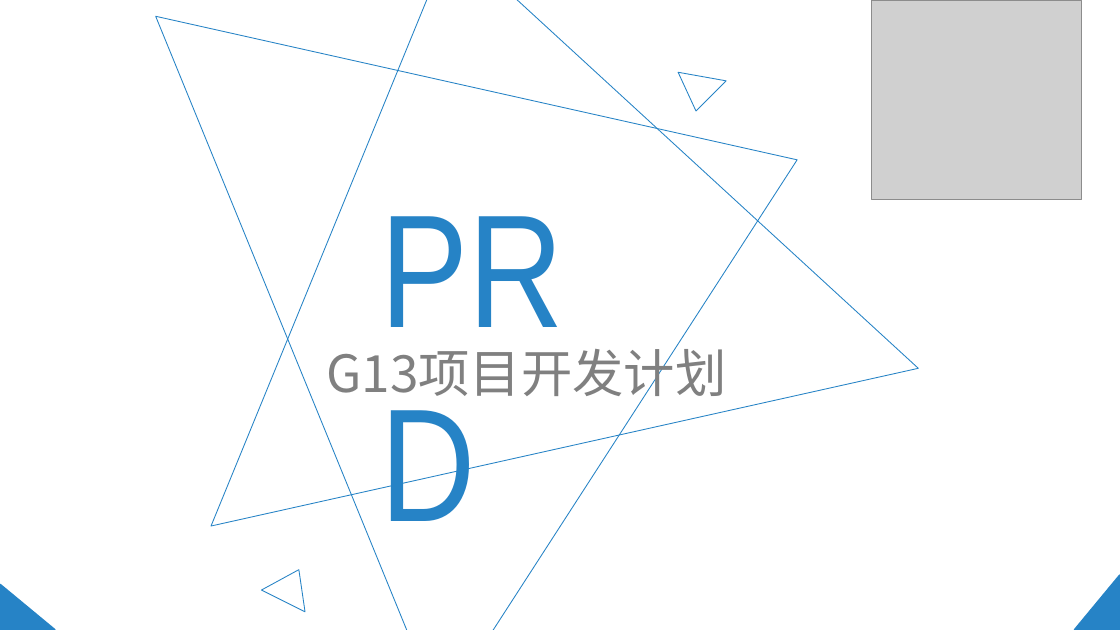
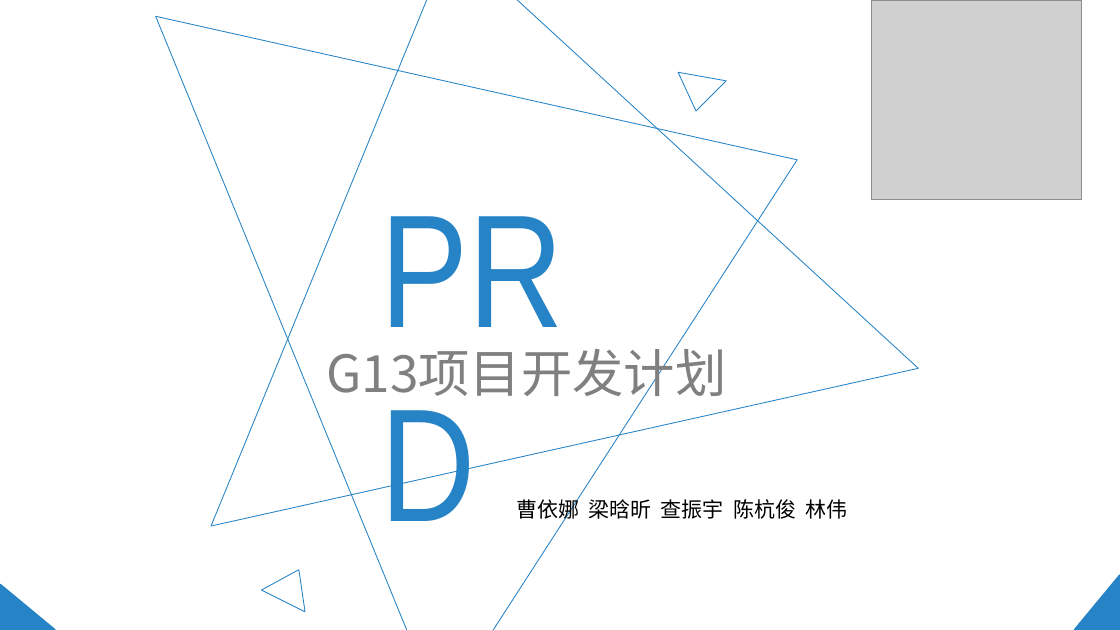
Before and after one commit to LEMONccccc/PRD-G13-Project, a slide deck: slide 1 of PRD2017-G13-项目开发计划.pptx. Drawn at 1120x630 pixels with LibreOffice and Linux fonts; fonts in the diff are those of the drawing; grey boxes stand for pictures. Boxes give left, top, right and bottom in pixels: in the first picture for what was removed or moved away, otherwise in the second. Text is boxed around its words. In the diff, an @@ line names an element or a change of style, - is before the commit and + after.

```diff
--- a/PRD2017-G13-项目开发计划.pptx
+++ b/PRD2017-G13-项目开发计划.pptx
@@ text added at <box>516,497,848,522</box>, 18 pt, text #000000 @@
+曹依娜 梁晗昕 查振宇 陈杭俊 林伟
```
Also in this commit, not shown: 7 other slides changed, 16 slides added, 9 slides removed, 4 other files.
